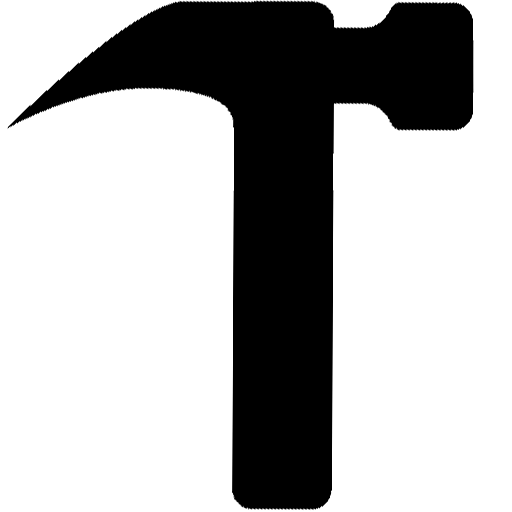
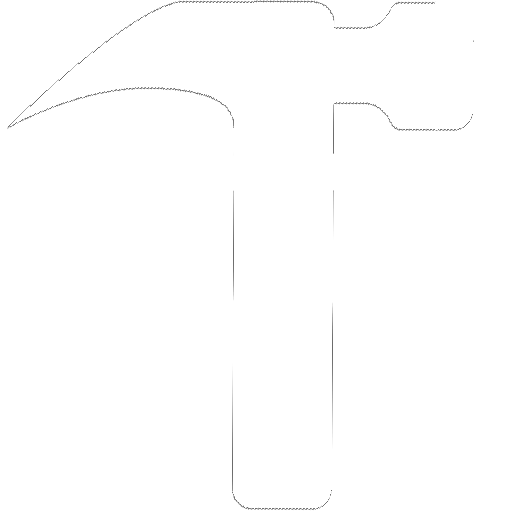
Two versions of the same layered image (512 x 512). Layer-by-layer changes:
painted on "Слой 1" over [435, 1, 474, 130]
painted on "Слой 0" over [8, 1, 474, 510]
